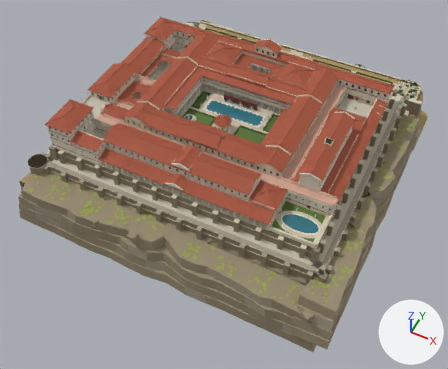
One commit to the glTF model nero-rome-reader /assets/models/rome/parts/rome_tiberiana_parts.glb: the scene before it, then after it.
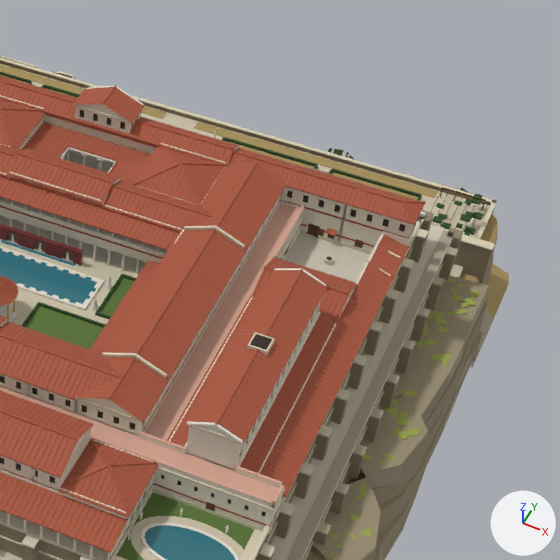
There are two pictures of each version: one whole from a camera (50 mm lens) standing at (97.7, -198.2, 203.6) and looking at (1.7, -6.2, -36.4), one close up on the part from 50% to 100% of the width and 1% to 62% of the height. Lighting does not change. The marker at lower right points along +X, +Y and +Z. The first two pictures are the older version. Where no turn or scale is listed for an object, it has been applied to the vertices. Vertices at exactly the same position are counted once.

Objects in the first close-up: 'room_P01', 'tib_base', 'tib_f1', 'tib_f2', 'tib_f3', 'tib_garden', 'tib_roof' and 3 more.
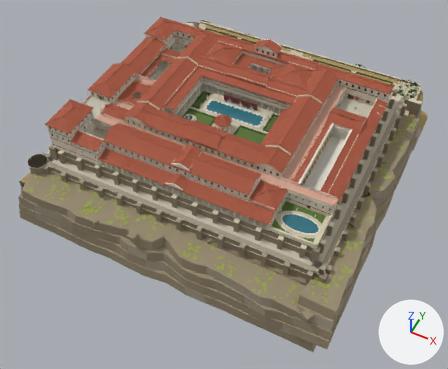
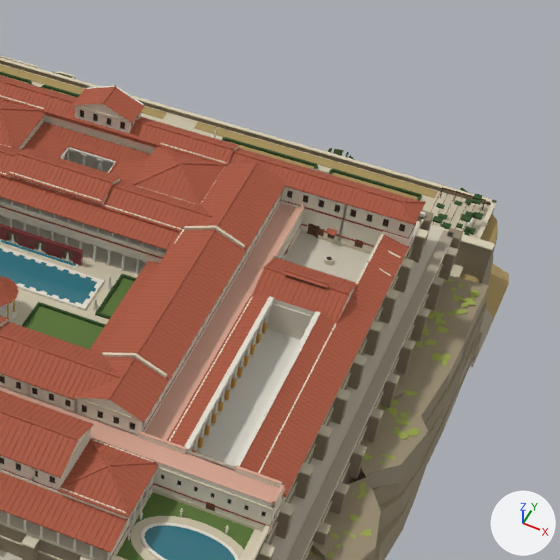
Commit message: Domus Tiberiana: the banquet hall's nave is an asset of its own (rome_tib_banquet_top)

Where the change shows, as pixel boxes [x1, y1, x2, y2] in the close-ups (560 x 560 px):
```json
{"part": 1, "of": "me_tib_f2", "change": "cut back", "before": [186, 300, 321, 470], "after": [186, 299, 315, 470]}
{"part": 2, "of": "me_tib_roof", "change": "deleted", "before": [186, 268, 327, 444]}
{"object": "room_E07", "change": "unchanged, uncovered by the edit", "after": [191, 329, 300, 466]}
```

The change, as JSON lines over the scene's bpy script:
```json
{"block": "me_tib_f2", "where": "# used by ob_tib_f2; location = (0.0, 0.0, 0.0)"}
{"op": "remove", "block": "me_tib_f2", "code": "me_tib_f2.from_pydata(...)  # 12072 vertices, 12234 faces; spans x -65.2..65.2, y -50.2..50.2, z 6.1..14.5"}
{"op": "add", "block": "me_tib_f2", "code": "me_tib_f2.from_pydata(...)  # 10780 vertices, 10582 faces; spans x -65.2..65.2, y -50.2..50.2, z 6.1..12.2"}
{"block": "me_tib_f2", "change": "me_tib_f2 part 1: 1252 vertices removed from x 47.4..56.6, y -27.0..15.0, z 7.9..14.5; 4 vertices added at x 47.5..56.5, y -27.0..15.0, z 7.6"}
{"block": "me_tib_f2", "change": "other edits to the shape of me_tib_f2 do not show in these pictures"}
{"op": "remove", "block": "me_tib_f2", "code": "me_tib_f2.materials.append(mat_gold)  # orange #e0a84c"}
{"op": "remove", "block": "me_tib_f2", "code": "me_tib_f2.materials.append(mat_gallery_wall)  # brown #7f7059"}
{"op": "remove", "block": "me_tib_f2", "code": "me_tib_f2.materials.append(mat_gallery_floor)  # brown #786b57"}
{"block": "me_tib_roof", "where": "# used by ob_tib_roof; location = (0.0, 0.0, 0.0)"}
{"op": "remove", "block": "me_tib_roof", "code": "me_tib_roof.from_pydata(...)  # 15048 vertices, 13432 faces; spans x -65.7..65.7, y -50.7..50.7, z 4.4..17.4"}
{"op": "add", "block": "me_tib_roof", "code": "me_tib_roof.from_pydata(...)  # 14432 vertices, 12862 faces; spans x -65.7..65.7, y -50.7..50.7, z 4.4..17.4"}
{"block": "me_tib_roof", "change": "me_tib_roof part 2: 98 loose pieces with 616 vertices, spanning x 46.9..57.1, y -27.5..15.5, z 14.1..16.6, are deleted"}
{"op": "remove", "block": "me_tib_roof", "code": "me_tib_roof.materials.append(mat_dark)  # brown #332b24"}
```
